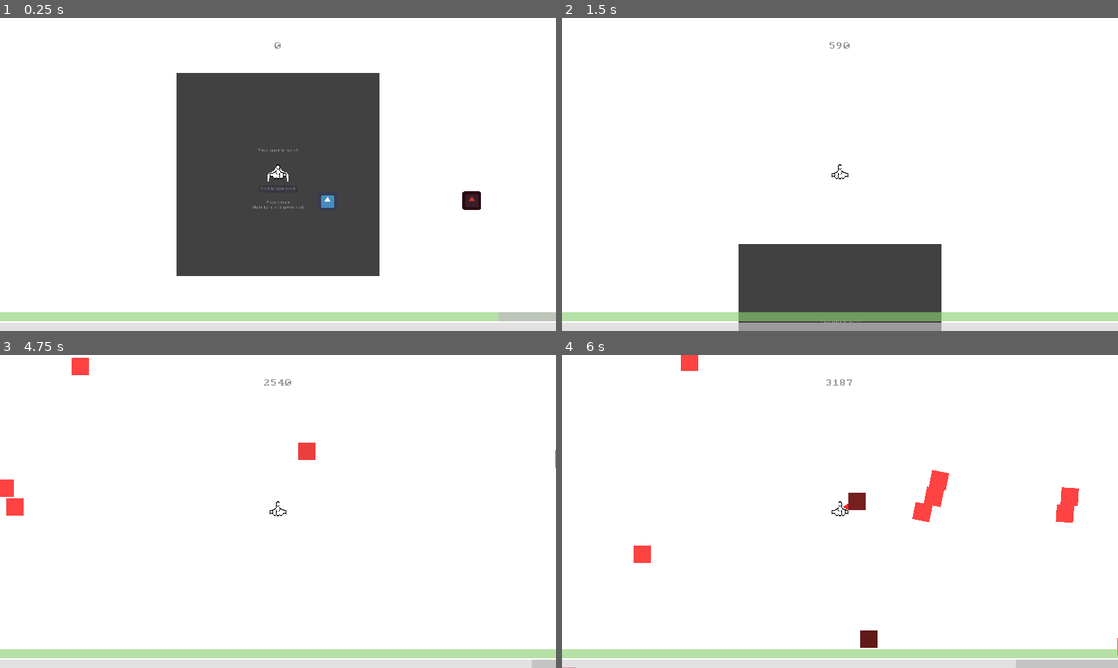
Above: before the commit, frames 1-4 (two rows, left to right).
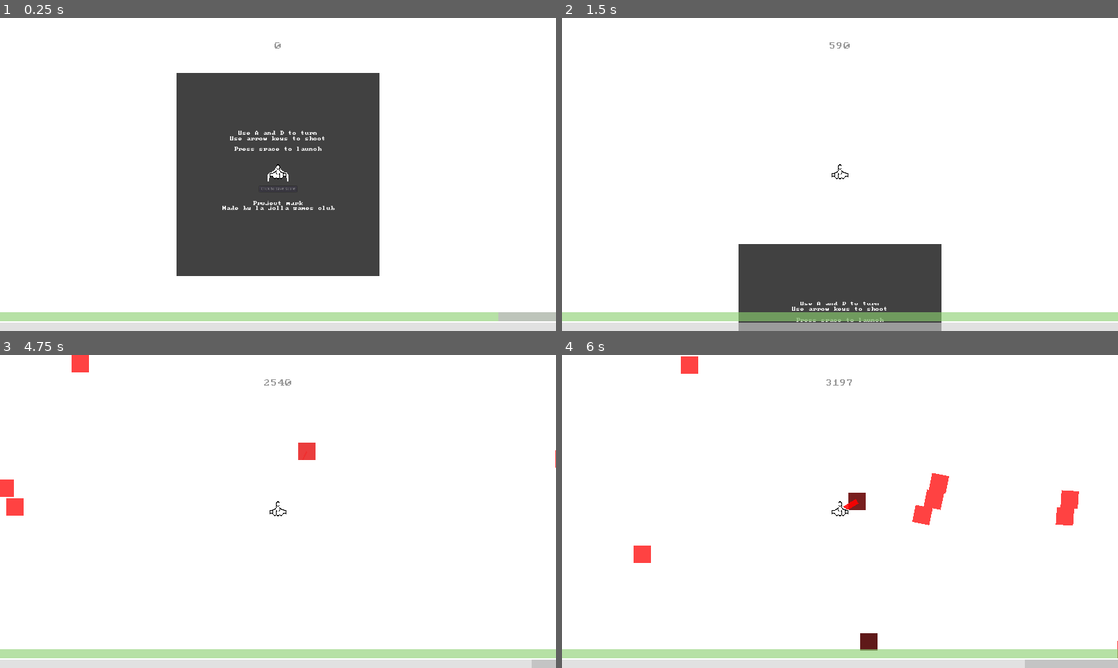
Above: after the commit, the same moments.

Repository: lajollagamesclub/project-mark
Game: Godot game, scene res://Main.tscn
Two runs of this game, one before a commit and one after it. Both use one fixed random seed, a clock stepped at 60 frames per second and the inputs below. The engine's default icon, where the game draws it, is replaced by a stand-in: a white triangle on a blue panel in a dark square.
Inputs:
- Up to frame 1 (0.25 s): no input
- Up to frame 2 (1.5 s): tap Space (g_reset) at 0.5, 1.25 s; hold E (g_dash_right) 0.53-1.28 s; hold S (g_down) from 1.28 s (still down)
- Up to frame 3 (4.75 s): tap Space (g_reset) every 0.75 s from 2 to 4.25 s; release S (g_down) at 2.03 s; hold E (g_dash_right) 2.03-2.78 s; hold Up (g_fire_up) 2.78-3.53 s; hold Q (g_dash_left) from 3.53 s (still down)
- Up to frame 4 (6 s): release Q (g_dash_left) at 5.03 s; hold S (g_down) 5.03-5.78 s; hold E (g_dash_right) from 5.78 s (still down)

The runs differ from the first frame. In frame 1, 0.7% of the frame differs, in the area x 40-87%, y 36-62%; in frame 2, 0.2%; in frame 3, less than 0.1%; in frame 4, 0.4%.

Commit message:
Fix visual bugs in main screen

Diff:
--- a/src/Main.tscn
+++ b/src/Main.tscn
@@ -68,6 +68,7 @@
 parallax_scale = 0.7
 
 [node name="StarryBackground2" parent="StarsPerformanceSwitcher/HighPerformanceStars" instance=ExtResource( 3 )]
+visible = false
 material = SubResource( 1 )
 relative_motion = 1.2
 parallax_scale = 0.5
@@ -82,15 +83,15 @@
 [node name="Base" parent="." instance=ExtResource( 5 )]
 
 [node name="Icon" type="Sprite" parent="."]
+visible = false
 position = Vector2( 170.896, 92.2284 )
 texture = ExtResource( 6 )
 
 [node name="BadIcon" type="Sprite" parent="."]
+visible = false
 modulate = Color( 0.803922, 0.211765, 0.211765, 1 )
 position = Vector2( 669.179, 90.1779 )
 texture = ExtResource( 6 )
-
-[node name="Player" parent="." instance=ExtResource( 7 )]
 
 [node name="AsteroidSpawner" parent="." instance=ExtResource( 8 )]
 show_spawn_visually = false
@@ -108,25 +109,33 @@
 spawn_time_curve = SubResource( 3 )
 
 [node name="InstructionsLabel" type="Label" parent="."]
-margin_left = -69.0
-margin_top = -90.0
-margin_right = 70.0
-margin_bottom = -76.0
-text = "Press space to launch"
-valign = 1
+margin_left = -184.0
+margin_top = -152.0
+margin_right = 184.0
+margin_bottom = -17.0
+theme = ExtResource( 12 )
+text = "Use A and D to turn
+Use arrow keys to shoot
+
+Press space to launch"
+align = 1
 __meta__ = {
 "_edit_use_anchors_": false
 }
 
 [node name="CreditsLabel" type="Label" parent="."]
-margin_left = -88.0
+margin_left = -216.0
 margin_top = 90.0
-margin_right = 89.0
-margin_bottom = 121.0
+margin_right = 216.0
+margin_bottom = 125.0
+theme = ExtResource( 12 )
 text = "Project mark
 Made by la jolla games club"
 align = 1
 valign = 1
+__meta__ = {
+"_edit_use_anchors_": false
+}
 
 [node name="SaveScoreButton" type="Button" parent="."]
 margin_left = -65.0
@@ -135,6 +144,8 @@
 margin_bottom = 59.97
 text = "Click to save score"
 
+[node name="Player" parent="." instance=ExtResource( 7 )]
+
 [node name="Enemies" type="Node2D" parent="."]
 
 [node name="Bullets" type="Node2D" parent="."]
